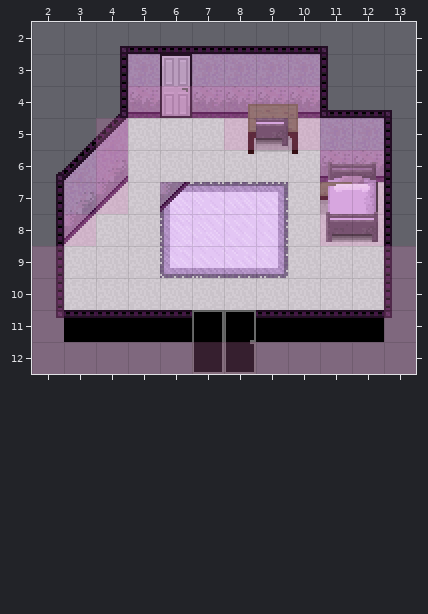
Tiled map: res/maps/dream_bedroom.tmx. The picture above is the old version.
Cells are 16x16 px. Shown: x 2..13, y 2..12.
The same view after the edit:
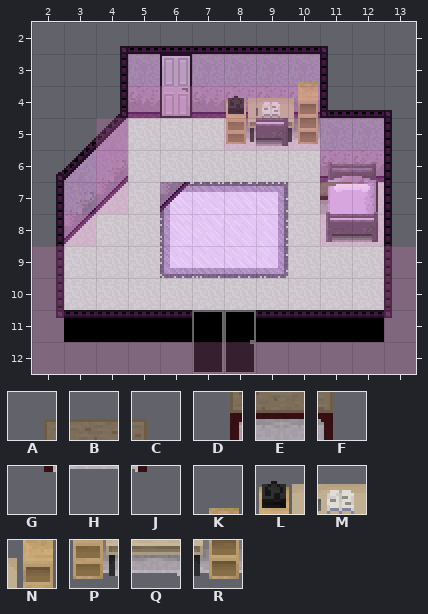
Key: from "bedroom": A 4, B 5, C 6, D 12, E 13, F 14, G 20, H 21, J 22, K 79, L 85, M 86, N 87, P 93, Q 94, R 95.
_ is an empty cell, . an unchanged one.
Diff:
--- layer "props"
@@ x 8..10 @@
- 3 .._
- 4 ABC
- 5 DEF
- 6 GHJ
+ 3 ..K
+ 4 LMN
+ 5 PQR
+ 6 ___
Pixel boxes of the changes (left, top, right, bottom) in both pictures:
changed: (226, 82, 320, 154)
